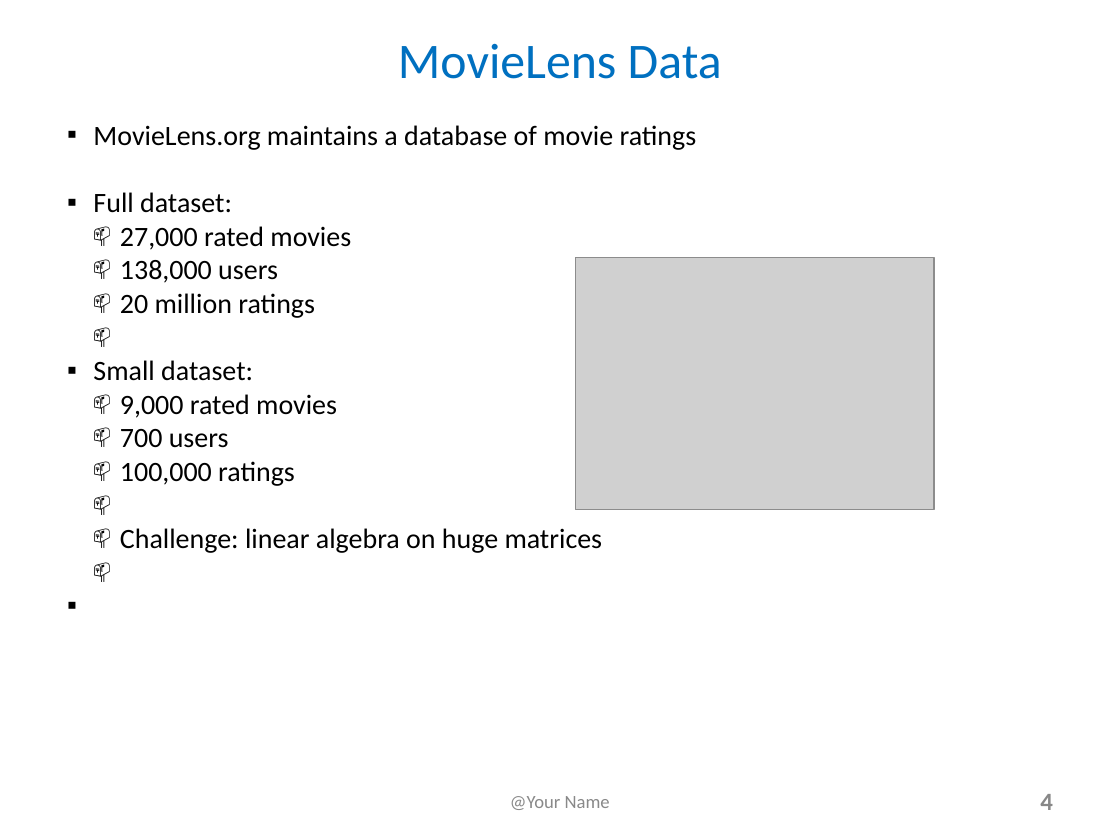
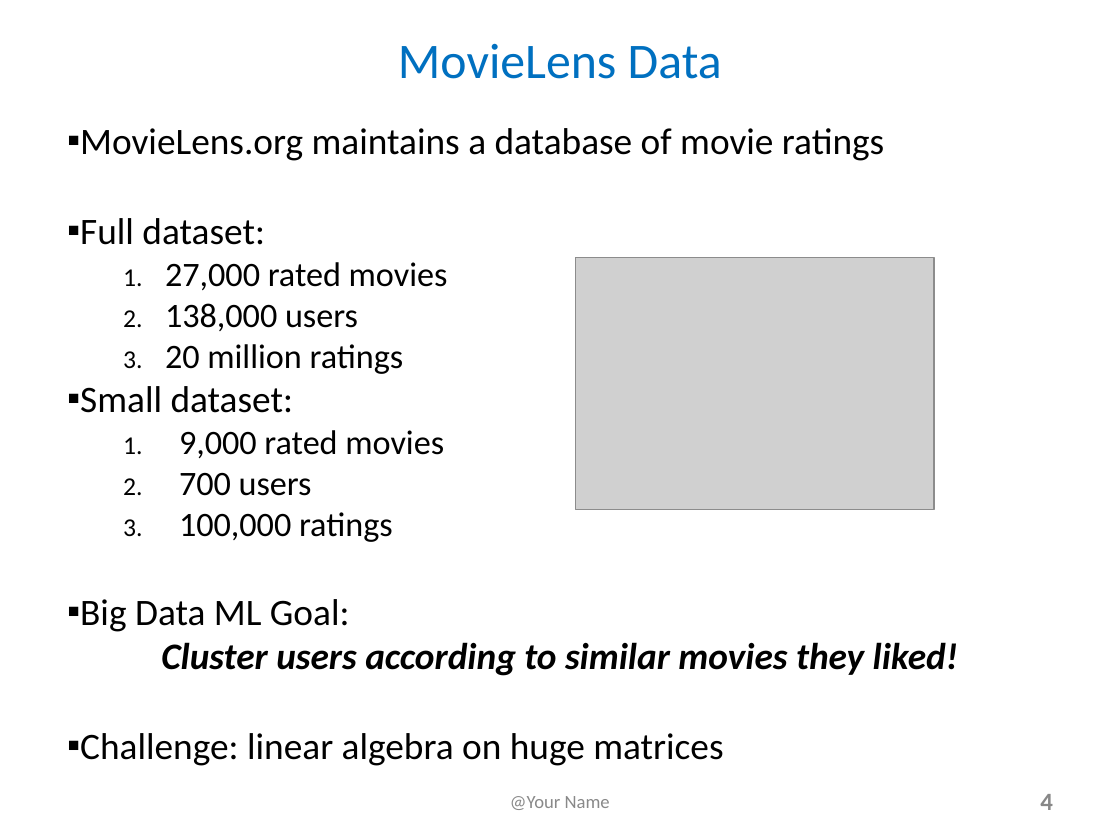
Before and after one commit to lchiaying/SciDB-project, a slide deck: slide 4 of FinalProjectSlides and YouTubeTitlePage_e63_2017.pptx. Drawn at 1120x840 pixels with LibreOffice and Linux fonts; fonts in the diff are those of the drawing; grey boxes stand for pictures. Boxes give left, top, right and bottom in pixels: in the first picture for what was removed or moved away, otherwise in the second. Text is boxed around its words. In the diff, an @@ line names an element or a change of style, - is before the commit and + after.

Commit message:
Fixed slides formatting

```diff
--- a/FinalProjectSlides and YouTubeTitlePage_e63_2017.pptx
+++ b/FinalProjectSlides and YouTubeTitlePage_e63_2017.pptx
@@ text at (80,128,884,766): size 18 to 24 pt in "MovieLens.org maintains a database of movie ratings", "Full dataset:", "Small dataset:", "Challenge: linear algebra on huge matrices"; size 18 to 22 pt in "27,000 rated movies", "138,000 users", "20 million ratings", "9,000 rated movies" and 2 more places; bullet 📫 to 1. @@
@@ text at (80,599,958,676): paragraphs added @@
+▪ Big Data ML Goal:
+Cluster users according to similar movies they liked!
```
Also in this commit, not shown: 13 other slides changed.
